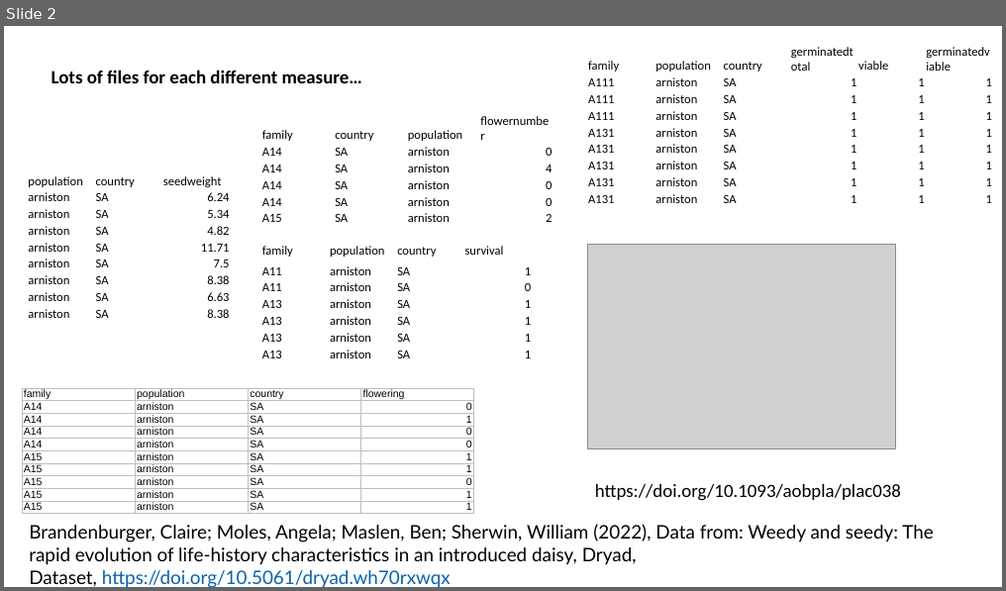
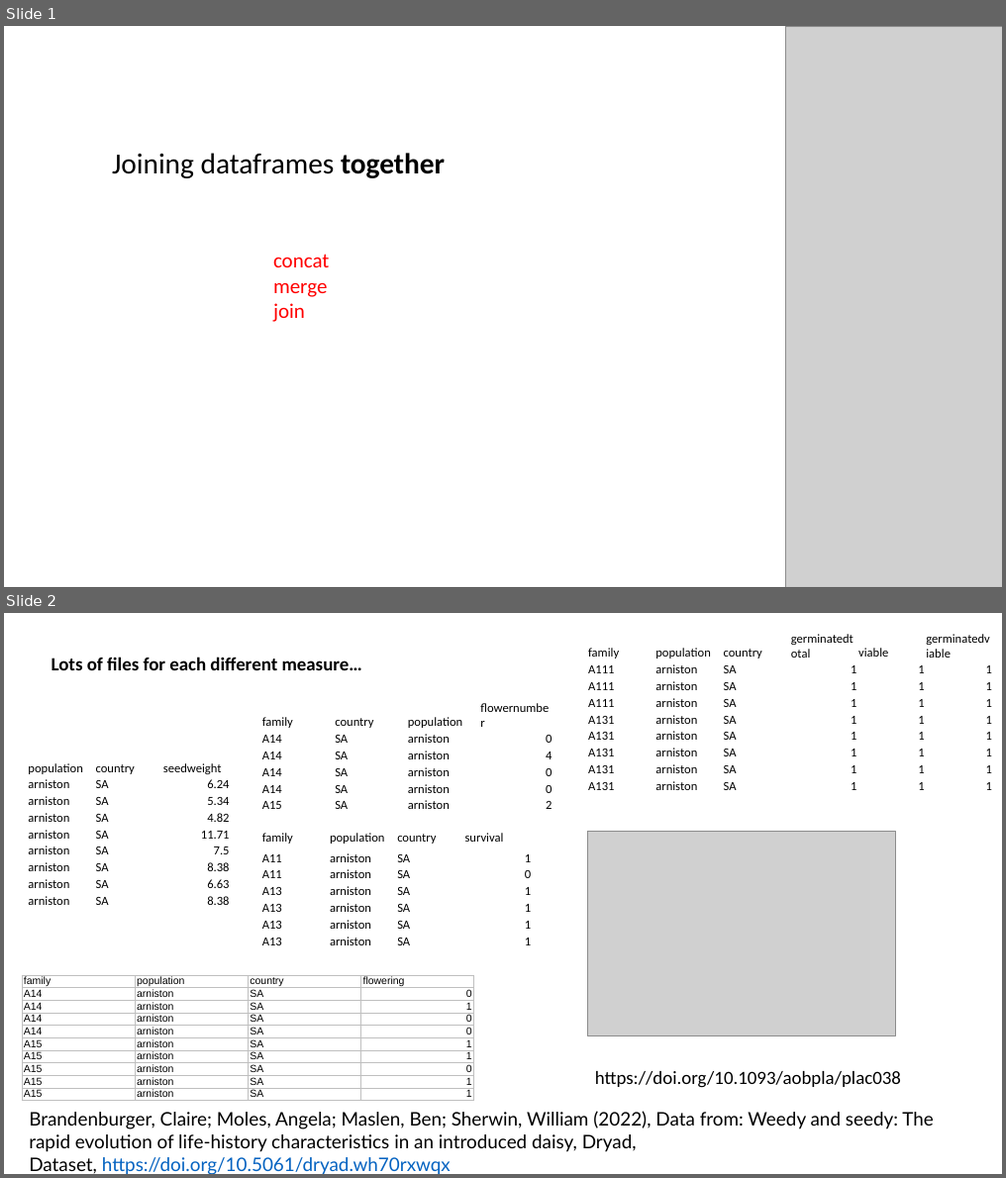
Before and after one commit to nicksavill/DEB_development, a slide deck: Week_5/Joining_merging.pptx. Shown one above the other, each under a label of ours: slide 2 before the commit, slides 1 and 2 after it. The pictures are 1006x591 and 1006x1178 pixels, drawn with LibreOffice and Linux fonts; fonts in the diff are those of the drawing; grey boxes stand for pictures. Boxes give left, top, right and bottom in pixels: in the first picture for what was removed or moved away, otherwise in the second. Text is boxed around its words. In the diff, an @@ line names an element or a change of style, - is before the commit and + after.

```diff
--- a/Week_5/Joining_merging.pptx
+++ b/Week_5/Joining_merging.pptx
@@ slide 1 added at bbox=[4, 26, 1002, 587], background #FFFFFF @@
@@ picture added at bbox=[785, 26, 1002, 587] @@
@@ text added at bbox=[112, 153, 445, 178], 28 pt, text #000000 @@
+Joining dataframes together
@@ text added at bbox=[273, 254, 329, 322], 20 pt, text #FF0000 @@
+concat
+merge
+join
```
Also in this commit, not shown: 4 slides changed, 9 other slides added, 1 slide removed, 18 other files.
